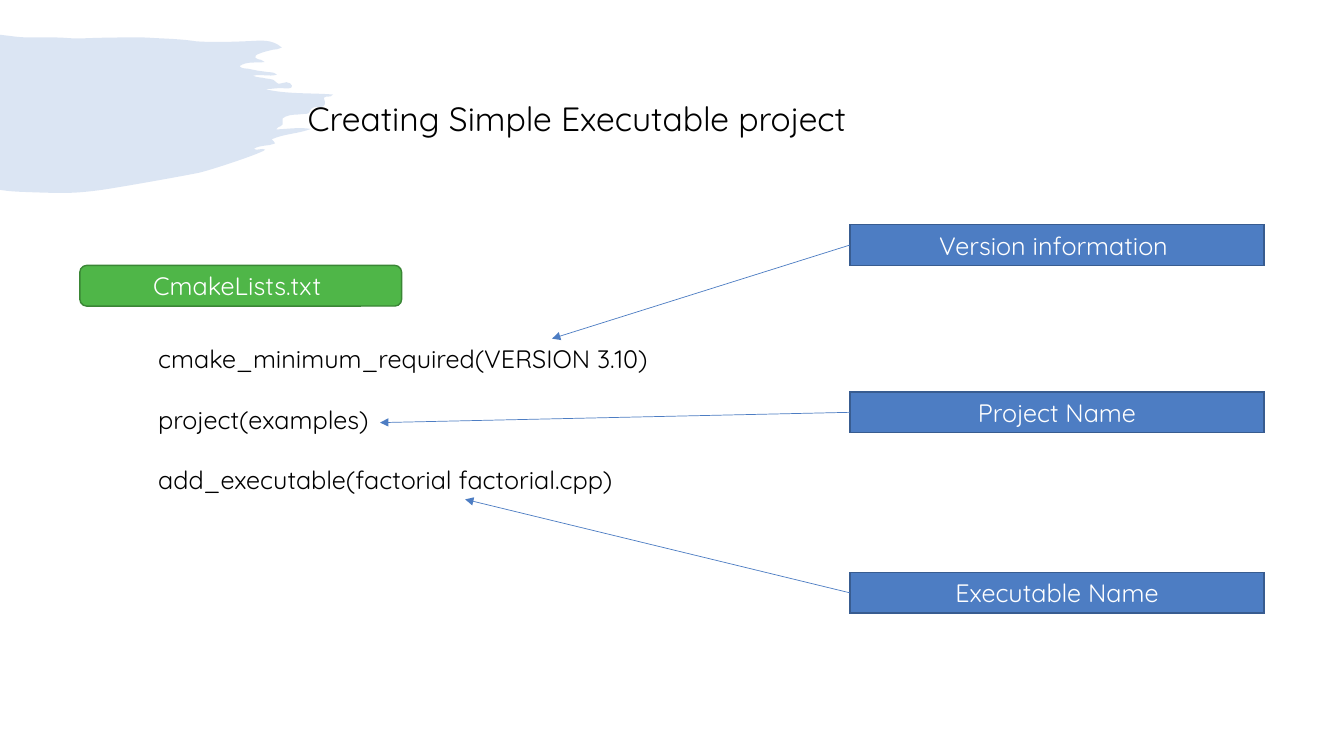
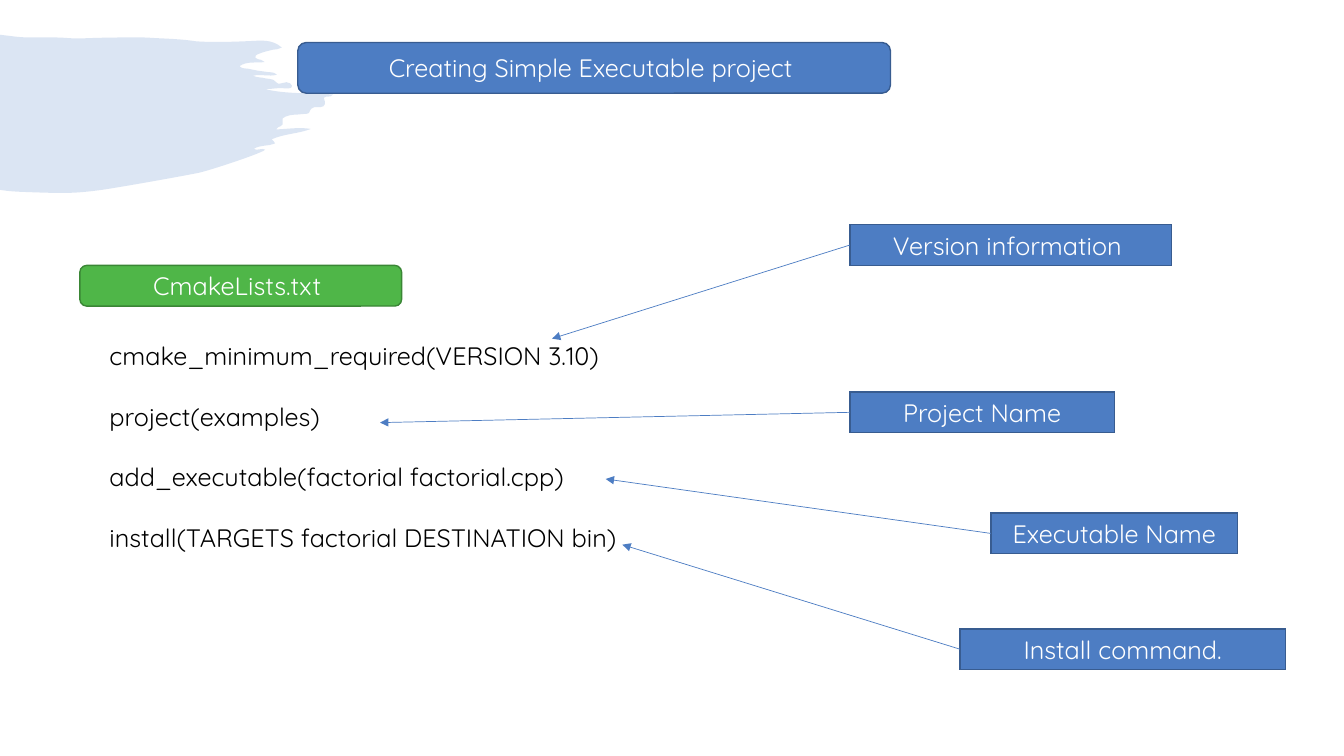
Before and after one commit to girishlande/cmake, a slide deck: slide 3 of learnings.pptx. Drawn at 1344x756 pixels with LibreOffice and Linux fonts; fonts in the diff are those of the drawing. Boxes give left, top, right and bottom in pixels: in the first picture for what was removed or moved away, otherwise in the second. Text is boxed around its words. In the diff, an @@ line names an element or a change of style, - is before the commit and + after.

```diff
--- a/learnings.pptx
+++ b/learnings.pptx
@@ rounded rectangle "Creating Simple Executable project": place and size @@
-rounded rectangle "Creating Simple Executable project" at box(308, 106, 846, 138)
+rounded rectangle "Creating Simple Executable project" at box(297, 42, 890, 93)
@@ rounded rectangle "Creating Simple Executable project" at box(297, 42, 890, 93): size 24 to 18 pt, text colour #000000 to #FFFFFF; alignment left to centre; vertical alignment top to middle; fill none to #4D7DC3; outline none to #395C90 1 pt @@
@@ rectangle "Version information": place and size @@
-rectangle "Version information" at box(850, 225, 1264, 265)
+rectangle "Version information" at box(850, 225, 1172, 265)
@@ text "cmake_minimum_required(VERSION 3.10)": place and size @@
-text "cmake_minimum_required(VERSION 3.10)" at box(158, 349, 647, 494)
+text "cmake_minimum_required(VERSION 3.10)" at box(109, 339, 617, 552)
@@ rectangle "Project Name": place and size @@
-rectangle "Project Name" at box(850, 392, 1264, 433)
+rectangle "Project Name" at box(850, 392, 1114, 433)
@@ arrow moved from (850, 593) - (465, 499) to (991, 533) - (606, 479) @@
@@ text at box(109, 528, 617, 552): paragraph added @@
+install(TARGETS factorial DESTINATION bin)
@@ rectangle "Executable Name": place and size @@
-rectangle "Executable Name" at box(850, 573, 1264, 613)
+rectangle "Executable Name" at box(991, 513, 1238, 554)
@@ arrow added from (960, 649) to (622, 544), #4D7DC3 0.5 pt @@
@@ rectangle added at box(960, 629, 1286, 669), fill #4D7DC3, outline #395C90 1 pt, 18 pt, text #FFFFFF @@
+Install command.
```
Also in this commit, not shown: 18 other slides changed, 2 other files.
